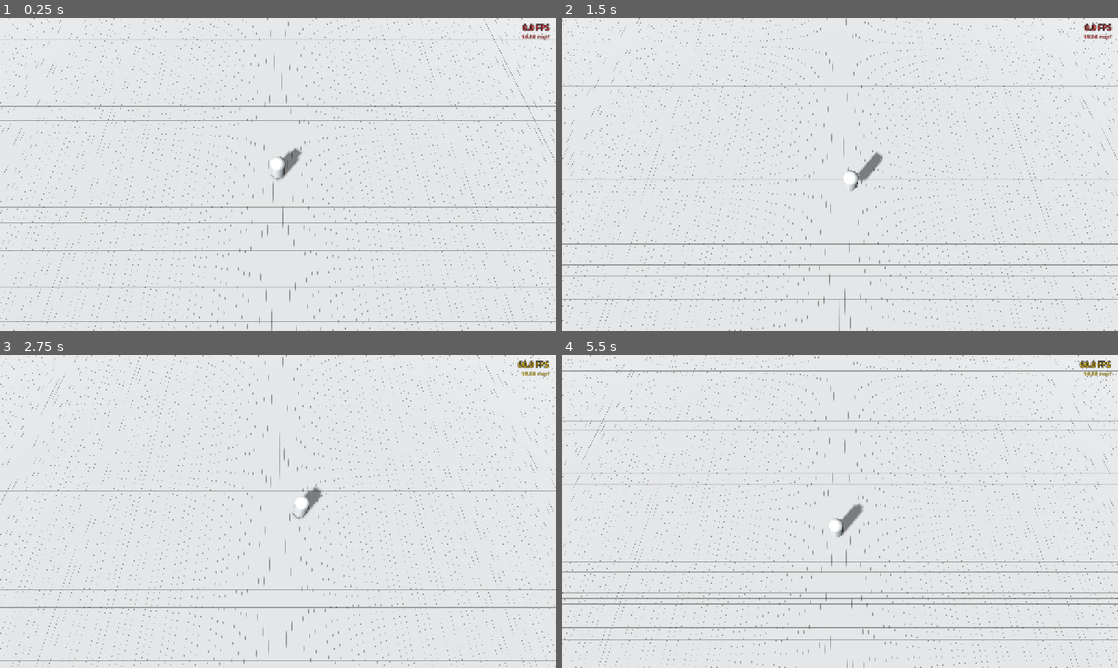
Above: before the commit, frames 1-4 (two rows, left to right).
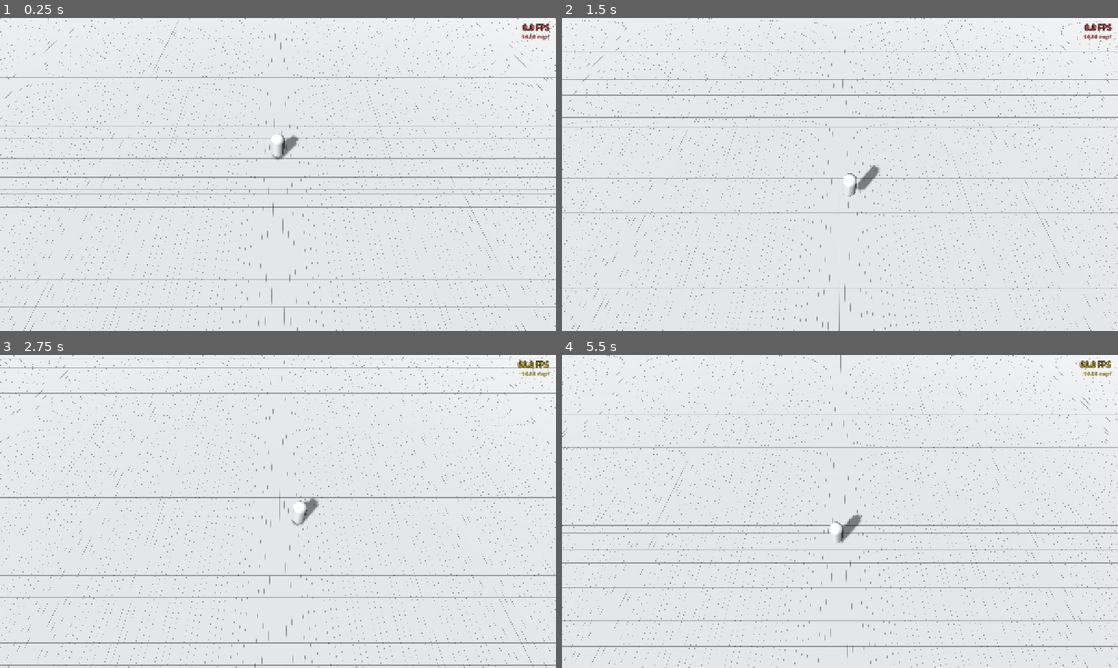
Above: after the commit, the same moments.

Repository: mokigrom/lady_hunter
Game: Godot game, scene res://scenes/test_room.tscn
Two runs of this game, one before a commit and one after it. Both use one fixed random seed, a clock stepped at 60 frames per second and the inputs below.
Inputs:
- Up to frame 1 (0.25 s): no input
- Up to frame 2 (1.5 s): hold D (lady_right) 0.53-1.28 s; tap Space (lady_jump) at 0.77 s; hold S (lady_down) from 1.28 s (still down)
- Up to frame 3 (2.75 s): tap Space (lady_jump) at 1.52 s; release S (lady_down) at 2.03 s; hold D (lady_right) from 2.03 s (still down)
- Up to frame 4 (5.5 s): release D (lady_right) at 2.78 s; hold W (lady_up) 2.78-3.53 s; tap Space (lady_jump) at 3.02, 3.77, 4.52 s; hold A (lady_left) 3.53-5.03 s; hold S (lady_down) from 5.03 s (still down)

The runs differ from the first frame. In frame 1, 9.7% of the frame differs, in the area x 0-100%, y 0-100%; in frame 2, 9.1%; in frame 3, 8.8%; in frame 4, 11%.

Commit message:
Add camera_distance property

Diff:
--- a/objects/characters/lady.gd
+++ b/objects/characters/lady.gd
@@ -8,13 +8,15 @@
 
 @export var camera: Camera3D
 @export var camera_follow_speed: float = 4.0
+@export var camera_distance: float = 10.634
+
 var is_camera_following: bool = true
 
-@onready var camera_look_target = $camera_look_target
-@onready var camera_position = $camera_look_target/camera_position
+@onready var camera_look_target: Marker3D = $camera_look_target
+@onready var camera_position: Marker3D = $camera_look_target/camera_position
 
 func _ready() -> void:
-	camera.rotation = Vector3(-90, 0, 0)
+	camera_look_target.position.y = HEIGHT / 2
 
 func _process(delta: float) -> void:
 	if is_camera_following:
--- a/objects/characters/lady.tscn
+++ b/objects/characters/lady.tscn
@@ -22,7 +22,7 @@
 shape = SubResource("CapsuleShape3D_2cnu1")
 
 [node name="camera_look_target" type="Marker3D" parent="." unique_id=826992883]
-transform = Transform3D(1, 0, 0, 0, 0.9408808, -0.3387379, 0, 0.3387379, 0.9408808, 0, 0, 0)
+transform = Transform3D(1, 0, 0, 0, 0.49999997, 0.86602545, 0, -0.86602545, 0.49999997, 0, 0, 0)
 
 [node name="camera_position" type="Marker3D" parent="camera_look_target" unique_id=975014286]
-transform = Transform3D(1, 0, 0, 0, -4.371139e-08, 1, 0, -1, -4.371139e-08, 0, 10.634, 0)
+transform = Transform3D(1, 0, 0, 0, 1, 0, 0, 0, 1, 0, 0, 10.634)
--- a/scenes/test_room.tscn
+++ b/scenes/test_room.tscn
@@ -27,7 +27,7 @@
 camera = NodePath("../camera")
 
 [node name="camera" type="Camera3D" parent="." unique_id=254202019]
-transform = Transform3D(1, 0, 0, 0, 0.34202015, 0.9396926, 0, -0.9396926, 0.34202015, 0, 10.633507, 3.6946392)
+transform = Transform3D(1, 0, 0, 0, 1, 0, 0, 0, 1, 0, 10, 10)
 current = true
 
 [node name="direction_light" type="DirectionalLight3D" parent="." unique_id=1182222713]
